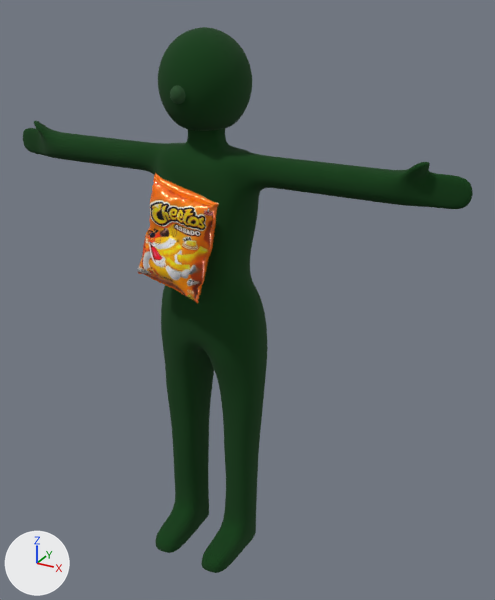
One commit to the glTF model models/4.glb: the scene before it, then after it.
Before and after are seen from a 50 mm lens placed at (6.88, -10.94, 11.54), pointed at (0.69, 0.32, 5.91). Lighting does not change. The marker at lower left points along +X, +Y and +Z. The picture after the commit comes second. Where no turn or scale is listed for an object, it has been applied to the vertices.

The older version as bpy lines, for what is in view:
```python
mat_マテリアル_001 = bpy.data.materials.new('マテリアル.001')
mat_マテリアル_001.use_nodes = True; mat_マテリアル_001.node_tree.nodes.clear()
_N = mat_マテリアル_001.node_tree.nodes; _L = mat_マテリアル_001.node_tree.links
n0 = _N.new('ShaderNodeBsdfPrincipled'); n0.name = 'Principled BSDF'
n0.inputs[2].default_value = 1.0  # 'Roughness'
n1 = _N.new('ShaderNodeOutputMaterial'); n1.name = 'Material Output'
n2 = _N.new('ShaderNodeMix'); n2.name = 'Mix'
n2.data_type = 'RGBA'
n2.blend_type = 'MULTIPLY'
n2.inputs[0].default_value = 1.0  # 'Factor'
n2.inputs[7].default_value = (0.0, 0.0448, 0.00233, 1.0)  # 'B', dark green #003c08
n3 = _N.new('ShaderNodeVertexColor'); n3.name = 'Color Attribute'
_L.new(n0.outputs[0], n1.inputs[0])  # 'BSDF' to 'Surface'
_L.new(n2.outputs[2], n0.inputs[0])  # 'Result' to 'Base Color'
_L.new(n3.outputs[0], n2.inputs[6])  # 'Color' to 'A'
me_cube_015 = bpy.data.meshes.new('Cube.015')
me_cube_015.from_pydata(...)  # 2484 vertices, 4960 faces; spans x -0.89..0.92, y -0.36..0.37, z -1.11..1.19
me_cube_015.materials.append(mat_queijo_2)  # picture img_7bd7a71238b414dae2c30f6525296392
me_立方体_002 = bpy.data.meshes.new('立方体.002')
me_立方体_002.from_pydata(...)  # 23046 vertices, 46080 faces; spans x -4.88..4.88, y -1.35..0.9, z 0.0..11.09
# faces by material slot: [30208, 15872]
me_立方体_002.materials.append(mat_マテリアル_001)
me_立方体_002.materials.append(mat_マテリアル_002)
ob_cube_025 = bpy.data.objects.new('Cube.025', me_cube_015)
ob_cube_025.location = (-0.04, -1.02, 7.47)
ob_立方体 = bpy.data.objects.new('立方体', me_立方体_002)
ob_立方体.location = (0.0, 0.0, 0.0)
```
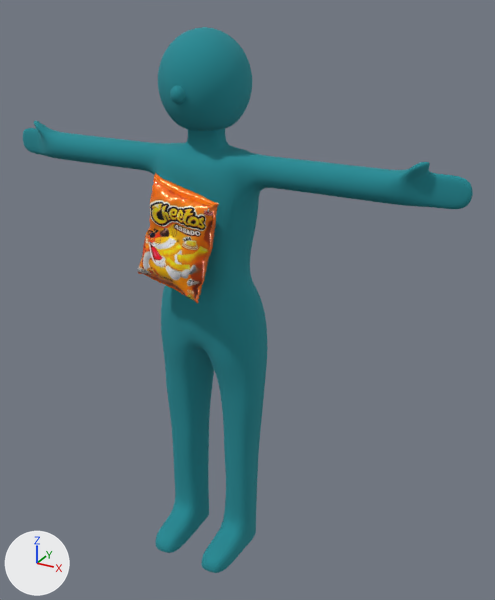
Where the change shows, as pixel boxes [x1, y1, x2, y2] in the pictures (495 x 600 px):
'立方体', surface changed (green to cyan): [23, 27, 473, 573] in both

The change, as a list of edits to the scene's bpy script:
```text
Change mat_マテリアル_001:
    where n2 = _N.new('ShaderNodeMix'); n2.name = 'Mix'
    n2.inputs[7].default_value: (0.0, 0.0448, 0.00233, 1.0) -> (0.0152, 0.258, 0.301, 1.0)  # 'B', dark green #003c08 -> 'B', cyan #218b95
```
